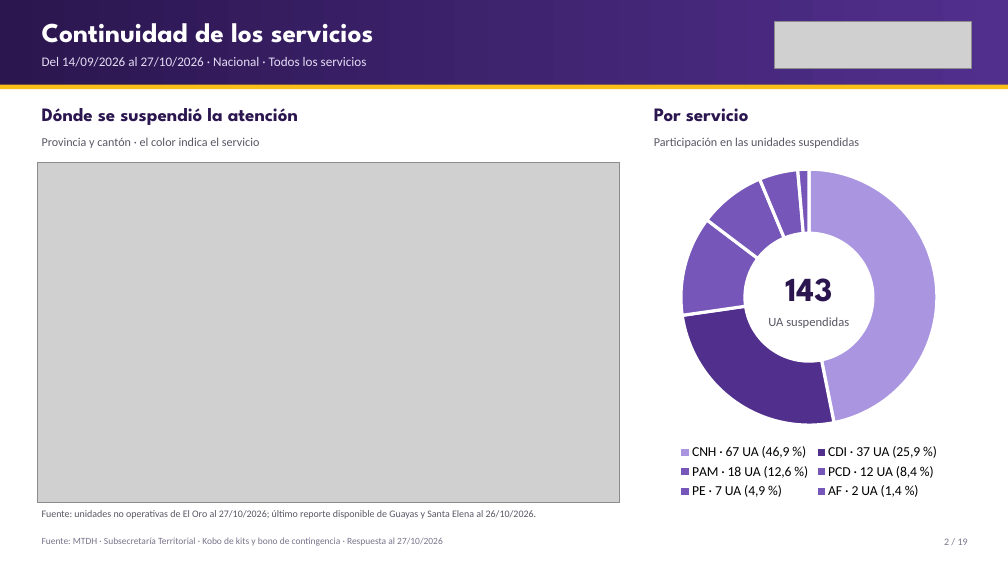
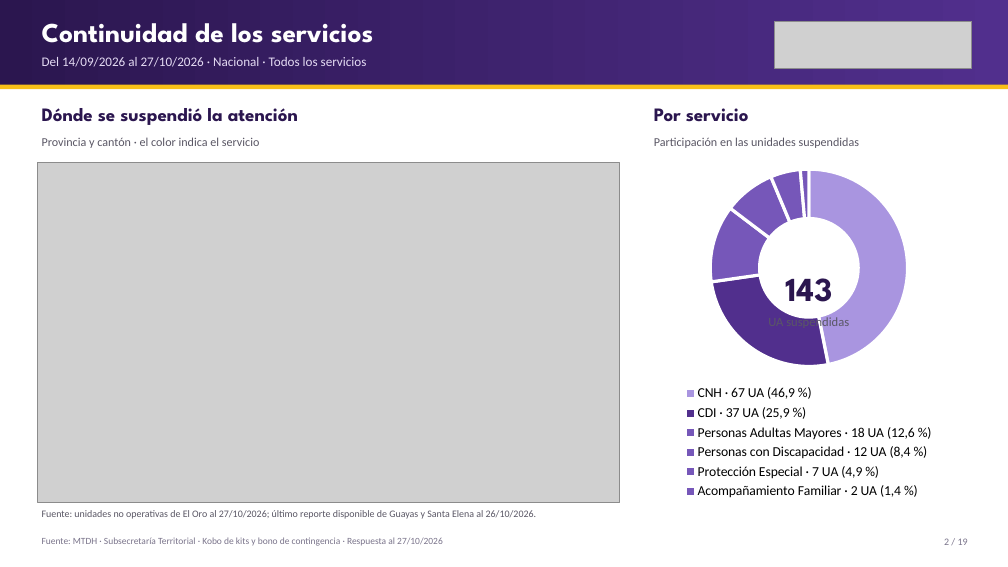
Before and after one commit to JuanAmbuludi/Sistema-Reporte-MTDH, a slide deck: slide 2 of docs/reportes/Seguimiento_ENOS_2026-10-26.pptx. Drawn at 1008x567 pixels with LibreOffice and Linux fonts; fonts in the diff are those of the drawing; grey boxes stand for pictures. Boxes give left, top, right and bottom in pixels: in the first picture for what was removed or moved away, otherwise in the second. Text is boxed around its words. In the diff, an @@ line names an element or a change of style, - is before the commit and + after.

```diff
--- a/docs/reportes/Seguimiento_ENOS_2026-10-26.pptx
+++ b/docs/reportes/Seguimiento_ENOS_2026-10-26.pptx
@@ doughnut chart at [647, 159, 972, 503] @@
-categories: CNH · 67 UA (46,9 %), CDI · 37 UA (25,9 %), PAM · 18 UA (12,6 %), PCD · 12 UA (8,4 %), PE · 7 UA (4,9 %), AF · 2 UA (1,4 %)
+categories: CNH · 67 UA (46,9 %), CDI · 37 UA (25,9 %), Personas Adultas Mayores · 18 UA (12,6 %), Personas con Discapacidad · 12 UA (8,4 %), Protección Especial · 7 UA (4,9 %), Acompañamiento Familiar · 2 UA (1,4 %)
```
Also in this commit, not shown: 7 other slides changed, 7 other files.
